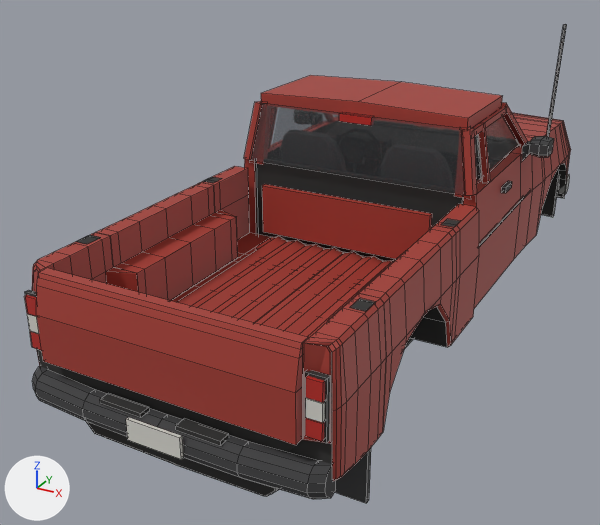
A saved change to the Blender file assets/models/src/ranger.blend.
The view is the same before and after, from a 50 mm lens placed at (2.06, -5.04, 2.73), pointed at (-0.31, -0.74, 0.58). The axes (+X, +Y, +Z) are drawn at lower left. The lights are the same throughout. The older version comes first. Mesh edges are drawn as thin lines.

The first picture shows 'Ranger', 'RangerGlassPanes'.
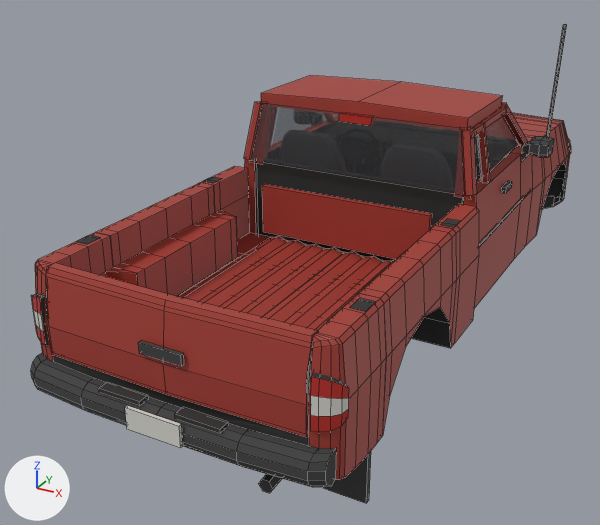
The change in detail:
me_ranger is used by ob_ranger; location (0.0, 0.0, 0.0).
me_ranger had 1945 vertices, 1657 faces and spanned x -0.94..0.94, y -2.65..1.96, z 0.11..1.93.
me_ranger now has 1941 vertices, 1679 faces and spans x -0.94..0.94, y -2.65..1.96, z 0.11..1.93.
me_ranger part 1: the loose piece of 56 vertices spanning x -0.82..0.82, y -2.64..-2.47, z 0.42..0.58 is moved by (0.0, 0.0, 0.06).
me_ranger part 2: the loose piece of 8 vertices spanning x 0.1..0.34, y -2.61..-2.55, z 0.58..0.6 is moved by (0.0, 0.0, 0.06).
me_ranger part 3: the loose piece of 8 vertices spanning x -0.34..-0.1, y -2.61..-2.55, z 0.58..0.6 is moved by (0.0, 0.0, 0.06).
me_ranger part 4: the loose piece of 8 vertices spanning x -0.15..0.15, y -2.65..-2.63, z 0.46..0.58 is moved by (0.0, 0.0, 0.06).
me_ranger part 5: the loose piece of 49 vertices spanning x -0.84..0.84, y 1.7..1.96, z 0.49..0.65 is rebuilt with 63 vertices and now spans x -0.84..0.84, y 1.6..1.96, z 0.56..0.72.
me_ranger part 6: the loose piece of 20 vertices spanning x -0.69..0.69, y -2.59..-2.49, z 0.69..1.14 is rebuilt with 30 vertices and now spans x -0.71..0.71, y -2.54..-2.43, z 0.69..1.14.
me_ranger part 7: the loose piece of 12 vertices spanning x 0.7..0.81, y -2.54..-2.43, z 0.69..1.14 is rebuilt with 30 vertices and now spans x 0.72..0.86, y -2.53..-2.43, z 0.72..1.0.
me_ranger part 8: the loose piece of 12 vertices spanning x -0.81..-0.7, y -2.54..-2.43, z 0.69..1.14 is rebuilt with 30 vertices and now spans x -0.86..-0.72, y -2.53..-2.43, z 0.72..1.0.
me_ranger part 9: 7 loose pieces with 56 vertices, spanning x -0.8..0.8, y -2.56..-2.52, z 0.72..1.04, are deleted.
me_ranger part 10: 234 vertices moved from x -0.85..0.85, y -2.53..1.89, z 0.28..1.14 to x -0.85..0.85, y -2.51..1.87, z 0.41..1.14; 256 vertices removed from x -0.85..0.85, y -2.54..1.87, z 0.28..1.14; 248 vertices added at x -0.85..0.85, y -2.52..1.89, z 0.3..1.14.
Other edits to the shape of me_ranger do not show in these pictures.

Boxes [x1, y1, x2, y2] around the edits, measured in the pictures (600 x 525 px; the box of a moved part takes in the faces that stretch with it):
'Ranger', reshaped: before [24, 24, 571, 503]; after [31, 24, 571, 503]
part 1 of me_ranger, moved or reshaped: before [32, 366, 336, 499]; after [31, 353, 336, 487]
part 2 of me_ranger, moved or reshaped: before [176, 419, 229, 445]; after [175, 407, 228, 433]
part 3 of me_ranger, moved or reshaped: before [100, 393, 149, 418]; after [98, 382, 148, 406]
part 4 of me_ranger, moved or reshaped: before [126, 417, 184, 460]; after [125, 405, 183, 448]
part 5 of me_ranger, rebuilt (mostly hidden): before [557, 174, 570, 194]; after [563, 169, 568, 189]
part 6 of me_ranger, rebuilt: before [36, 268, 308, 445]; after [46, 263, 317, 437]
part 7 of me_ranger, rebuilt: before [302, 337, 331, 444]; after [311, 372, 349, 432]
part 8 of me_ranger, rebuilt: before [33, 268, 46, 351]; after [31, 294, 49, 346]
part 9 of me_ranger, deleted: before [24, 295, 325, 441]
part 10 of me_ranger, moved or reshaped (mostly hidden): before [25, 113, 566, 503]; after [35, 113, 571, 503]
